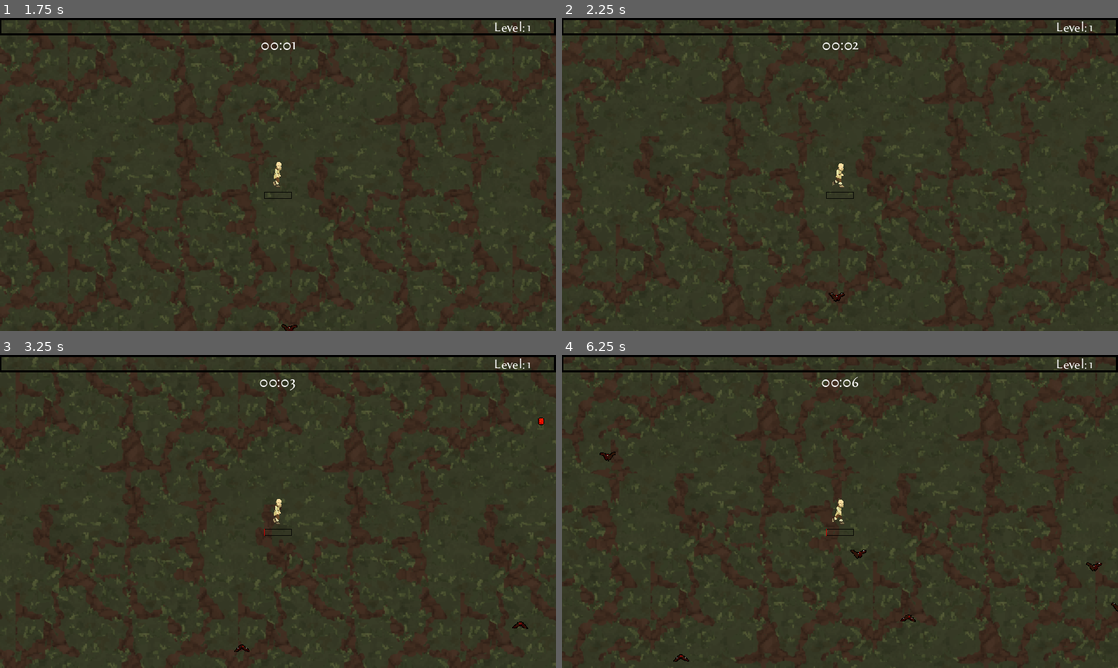
Above: before the commit, frames 1-4 (two rows, left to right).
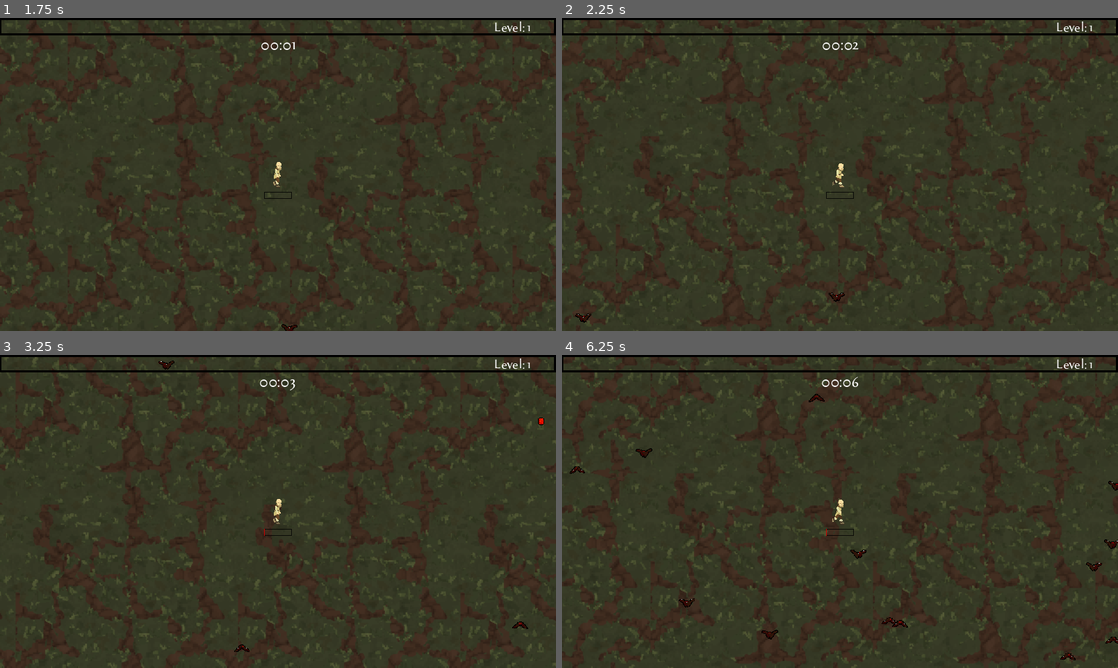
Above: after the commit, the same moments.

Repository: deonblaauw/rfg
Game: Godot game, scene res://World/infernius_world.tscn
The game is run twice, just before and just after one commit, with the same random seed, the same clock (stepped at 60 frames per second) and the same inputs. This scene is started directly instead of the project's main scene. Sound files missing from this copy of the repository are replaced by a short silence.
Inputs (mouse positions are in pixels of both pictures, inside the frame that each line leads up to):
- Up to frame 1 (1.75 s): tap Enter at 0.5 s; move the mouse to (400, 158) at 0.52 s; hold Right (right) 0.53-1.28 s; click (400, 158) at 0.6 s; move the mouse to (166, 190) at 1.27 s; hold Down (down) from 1.28 s (still down); click (166, 190) at 1.35 s
- Up to frame 2 (2.25 s): move the mouse to (895, 105) at 2.02 s; release Down (down) at 2.03 s; hold Right (right) from 2.03 s (still down); click (895, 105) at 2.1 s
- Up to frame 3 (3.25 s): move the mouse to (250, 574) at 2.77 s; release Right (right) at 2.78 s; hold Up (up) from 2.78 s (still down); click (250, 574) at 2.85 s
- Up to frame 4 (6.25 s): move the mouse to (1006, 558) at 3.52 s; release Up (up) at 3.53 s; hold Left (left) 3.53-5.03 s; click (1006, 558) at 3.6 s; move the mouse to (673, 464) at 4.27 s; click (673, 464) at 4.35 s; move the mouse to (867, 511) at 5.02 s; hold Down (down) 5.03-5.78 s; click (867, 511) at 5.1 s; move the mouse to (756, 433) at 5.77 s; hold Right (right) from 5.78 s (still down); click (756, 433) at 5.85 s

Frame 1 is identical in both runs. In frame 2, less than 0.1% of the frame differs, in the area x 2-6%, y 94-98%; in frame 3, less than 0.1%; in frame 4, 0.5%, in the area x 1-100%, y 12-98%.

Commit message:
working on level balance

Diff:
--- a/Enemies/EnemySpawnData.gd
+++ b/Enemies/EnemySpawnData.gd
@@ -331,3 +331,112 @@
 		"spawn_amount": 1
 	}
 ]
+
+
+
+@export var smoothed_gpt_spawn_10_min_game: Array[Dictionary] = [
+	{
+		"enemy_scene": preload("res://Enemies/enemy_bat.tscn"),
+		"time_start": 0,
+		"time_end": 60,
+		"spawn_delay": 0,
+		"spawn_amount": 4,
+		"enemies_spawned": 240
+	},
+	{
+		"enemy_scene": preload("res://Enemies/enemy_kobold_weak.tscn"),
+		"time_start": 30,
+		"time_end": 240,
+		"spawn_delay": 0,
+		"spawn_amount": 6,
+		"enemies_spawned": 1260
+	},
+	{
+		"enemy_scene": preload("res://Enemies/enemy_kobold_strong.tscn"),
+		"time_start": 90,
+		"time_end": 210,
+		"spawn_delay": 0,
+		"spawn_amount": 4,
+		"enemies_spawned": 480
+	},
+	{
+		"enemy_scene": preload("res://Enemies/enemy_cyclops.tscn"),
+		"time_start": 210,
+		"time_end": 270,
+		"spawn_delay": 0,
+		"spawn_amount": 4,
+		"enemies_spawned": 240
+	},
+	{
+		"enemy_scene": preload("res://Enemies/enemy_kobold_strong.tscn"),
+		"time_start": 240,
+		"time_end": 300,
+		"spawn_delay": 0,
+		"spawn_amount": 4,
+		"enemies_spawned": 240
+	},
+	{
+		"enemy_scene": preload("res://Enemies/enemy_juggernaut.tscn"),
+		"time_start": 300,
+		"time_end": 330,
+		"spawn_delay": 0,
+		"spawn_amount": 2,
+		"enemies_spawned": 60
+	},
+	{
+		"enemy_scene": preload("res://Enemies/enemy_cyclops.tscn"),
+		"time_start": 330,
+		"time_end": 360,
+		"spawn_delay": 0,
+		"spawn_amount": 4,
+		"enemies_spawned": 120
+	},
+	{
+		"enemy_scene": preload("res://Enemies/enemy_kobold_strong.tscn"),
+		"time_start": 360,
+		"time_end": 420,
+		"spawn_delay": 0,
+		"spawn_amount": 6,
+		"enemies_spawned": 360
+	},
+	{
+		"enemy_scene": preload("res://Enemies/enemy_juggernaut.tscn"),
+		"time_start": 420,
+		"time_end": 450,
+		"spawn_delay": 0,
+		"spawn_amount": 6,
+		"enemies_spawned": 180
+	},
+	{
+		"enemy_scene": preload("res://Enemies/enemy_cyclops.tscn"),
+		"time_start": 450,
+		"time_end": 480,
+		"spawn_delay": 0,
+		"spawn_amount": 4,
+		"enemies_spawned": 120
+	},
+	{
+		"enemy_scene": preload("res://Enemies/enemy_juggernaut.tscn"),
+		"time_start": 480,
+		"time_end": 510,
+		"spawn_delay": 0,
+		"spawn_amount": 4,
+		"enemies_spawned": 120
+	},
+	{
+		"enemy_scene": preload("res://Enemies/enemy_cyclops.tscn"),
+		"time_start": 510,
+		"time_end": 540,
+		"spawn_delay": 0,
+		"spawn_amount": 8,
+		"enemies_spawned": 240
+	},
+	{
+		"enemy_scene": preload("res://Enemies/enemy_super.tscn"),
+		"time_start": 600,
+		"time_end": 600,
+		"spawn_delay": 0,
+		"spawn_amount": 1,
+		"enemies_spawned": 1
+	}
+]
--- a/Player/Attack/javelin.gd
+++ b/Player/Attack/javelin.gd
@@ -68,7 +68,7 @@
 			base_speed = 200.0
 			damage = 15
 			knockback_amount = 120
-			paths = 4
+			paths = 5
 			attack_size = 1.0 * (1 + player.spell_size)
 			attack_speed = 5.0 * (1-player.spell_cooldown)
 
--- a/Player/player.gd
+++ b/Player/player.gd
@@ -144,6 +144,7 @@
 
 
 func attack():
+
 	if icespear_level > 0:
 		ice_spear_timer.wait_time = icespear_attack_speed * (1 - spell_cooldown)
 		if ice_spear_timer.is_stopped():
@@ -435,7 +436,7 @@
 			spell_size += 0.10
 		"scroll1","scroll2","scroll3","scroll4":
 			spell_cooldown += 0.05
-		"ring1","ring2":
+		"ring1","ring2","ring3","ring4":
 			additional_attacks += 1
 		"food":
 			hp += 20
@@ -515,7 +516,7 @@
 	tween.tween_property(death_panel,"position",Vector2(220,50),3.0).set_trans(Tween.TRANS_QUINT).set_ease(Tween.EASE_OUT)
 	tween.play()
 
-	if time > 300:
+	if time > Global.current_world_end_time:
 		lbl_result.text = "You Win!"
 		snd_victory.play()
 	else:
--- a/Utility/enemy_spawner.gd
+++ b/Utility/enemy_spawner.gd
@@ -1,6 +1,14 @@
 extends Node2D
 
-enum SpawnMode {Default5Min, Smooth5Min, Default10MinPerplexed, Default10MinGPT}
+enum SpawnMode {
+	Default5Min,
+	Smooth5Min,
+	Default10MinPerplexed,
+	Default10MinGPT,
+	Smoothed10MinGPT
+}
+
+
 @export var active_spawn_mode : SpawnMode
 
 @export var spawn_data_resource: Resource
@@ -33,13 +41,18 @@
 			spawn_data = spawn_data_resource.default_perplexity_spawn_10_min_game
 		SpawnMode.Default10MinGPT:
 			spawn_data = spawn_data_resource.default_gpt_spawn_10_min_game
+		SpawnMode.Smoothed10MinGPT:
+			spawn_data = spawn_data_resource.smoothed_gpt_spawn_10_min_game
 		_:
 			print("Something went wrong!")
 
 	if not spawn_data:
 		print("fail")
 		return
-
+	Global.current_world_end_time = spawn_data[-1]["time_end"]
+	#print("xxxx")
+	#print(Global.current_world_end_time)
+	#print(spawn_data[-1]["time_end"])
 	for spawn_info in spawn_data:
 		if time >= spawn_info["time_start"] and time <= spawn_info["time_end"]:
 			if "spawn_delay_counter" not in spawn_info:
--- a/Utility/global.gd
+++ b/Utility/global.gd
@@ -1,6 +1,7 @@
 extends Node
 
 var selected_character = null
+var current_world_end_time = 10 # default
 
 func _ready():
 	pass
--- a/Utility/upgrade_db.gd
+++ b/Utility/upgrade_db.gd
@@ -63,7 +63,7 @@
 	"javelin4": {
 		"icon": WEAPON_PATH + "javelin_3_new_attack.png",
 		"displayname": "Javelin",
-		"details": "The javelin now does + 5 damage per attack and causes 20% additional knockback",
+		"details": "The javelin now does + 5 damage per attack, causes 20% additional knockback and hits one additional enemy",
 		"level": "Level: 4",
 		"prerequisite": ["javelin3"],
 		"type": "weapon"
@@ -242,6 +242,22 @@
 		"details": "Your spells now spawn an additional attack",
 		"level": "Level: 2",
 		"prerequisite": ["ring1"],
+		"type": "upgrade"
+	},
+	"ring3": {
+		"icon": ICON_PATH + "urand_mage.png",
+		"displayname": "Ring",
+		"details": "Your spells now spawn an additional attack",
+		"level": "Level: 3",
+		"prerequisite": ["ring2"],
+		"type": "upgrade"
+	},
+	"ring4": {
+		"icon": ICON_PATH + "urand_mage.png",
+		"displayname": "Ring",
+		"details": "Your spells now spawn an additional attack",
+		"level": "Level: 4",
+		"prerequisite": ["ring3"],
 		"type": "upgrade"
 	},
 	"food": {
--- a/World/infernius_world.tscn
+++ b/World/infernius_world.tscn
@@ -22,7 +22,7 @@
 [node name="Player" parent="." instance=ExtResource("4_ibtdb")]
 
 [node name="EnemySpawner" parent="." instance=ExtResource("5_yclgx")]
-active_spawn_mode = 2
+active_spawn_mode = 4
 spawn_data_resource = ExtResource("6_r56hr")
 
 [node name="Loot" type="Node2D" parent="." groups=["loot"]]
